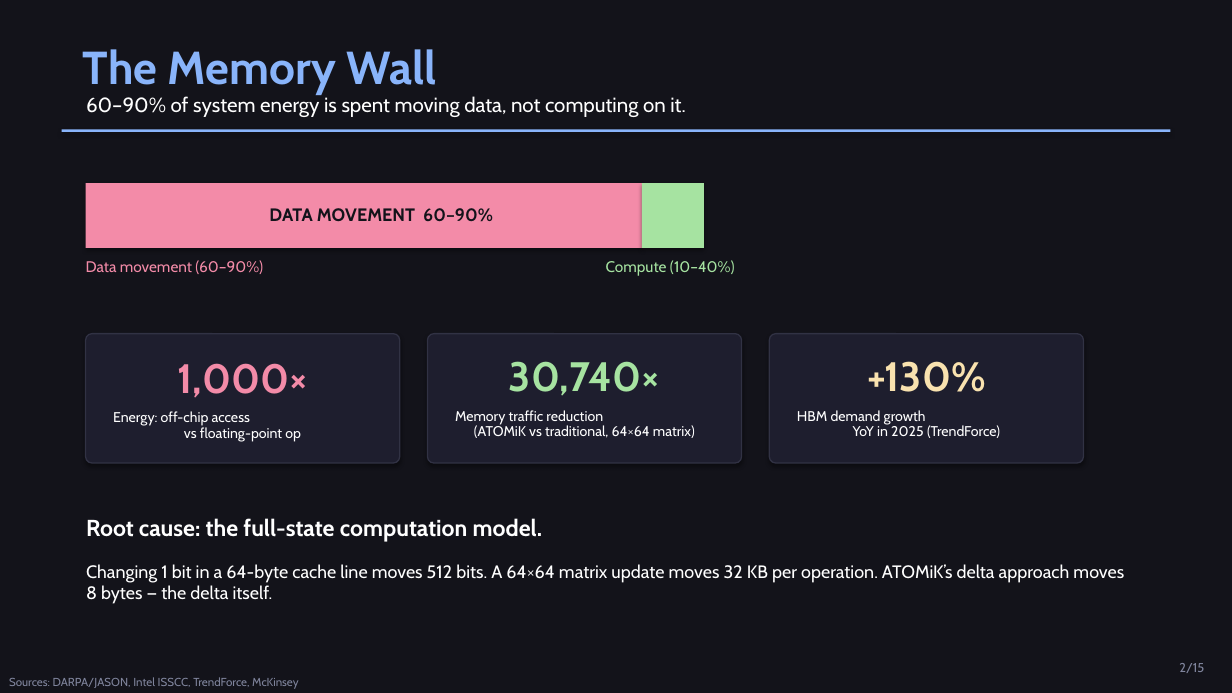
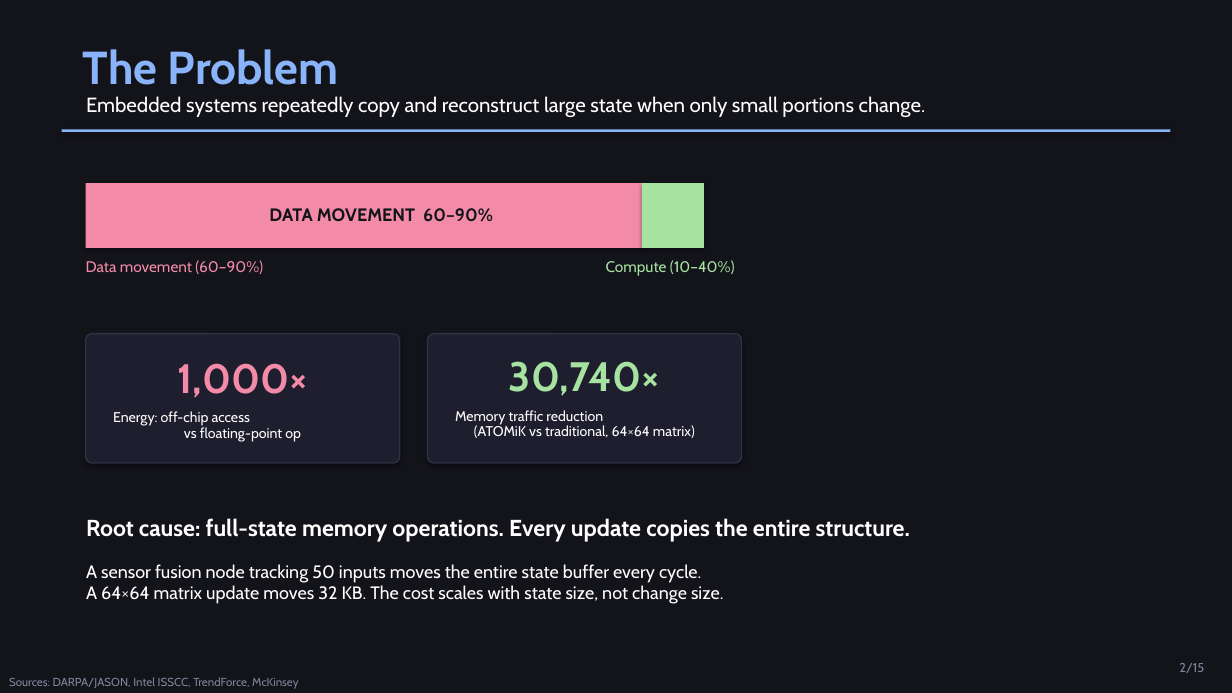
Before and after one commit to MatthewHRockwell/ATOMiK, a slide deck: slide 2 of business/pitch_deck/ATOMiK_Investor_Deck.pptx. Drawn at 1232x693 pixels with LibreOffice and Linux fonts; fonts in the diff are those of the drawing. Boxes give left, top, right and bottom in pixels: in the first picture for what was removed or moved away, otherwise in the second. Text is boxed around its words. In the diff, an @@ line names an element or a change of style, - is before the commit and + after.

```diff
--- a/business/pitch_deck/ATOMiK_Investor_Deck.pptx
+++ b/business/pitch_deck/ATOMiK_Investor_Deck.pptx
@@ text at [83, 49, 339, 85]: text changed @@
-The Memory Wall
+The Problem
@@ text at [86, 96, 925, 117]: text changed @@
-60–90% of system energy is spent moving data, not computing on it.
+Embedded systems repeatedly copy and reconstruct large state when only small portions change.
@@ rounded rectangle removed at [770, 334, 1084, 463] @@
@@ text removed at [867, 361, 986, 392] @@
-+130%
@@ text removed at [797, 410, 1000, 438] @@
-HBM demand growth
-YoY in 2025 (TrendForce)
@@ text at [86, 518, 910, 542]: text changed @@
-Root cause: the full-state computation model.
+Root cause: full-state memory operations. Every update copies the entire structure.
@@ text at [86, 564, 723, 604]: text changed @@
-Changing 1 bit in a 64-byte cache line moves 512 bits. A 64×64 matrix update moves 32 KB per operation. ATOMiK’s delta approach moves 8 bytes — the delta itself.
+A sensor fusion node tracking 50 inputs moves the entire state buffer every cycle.
+A 64×64 matrix update moves 32 KB. The cost scales with state size, not change size.
```
Also in this commit, not shown: 14 other slides changed, 35 other files.
